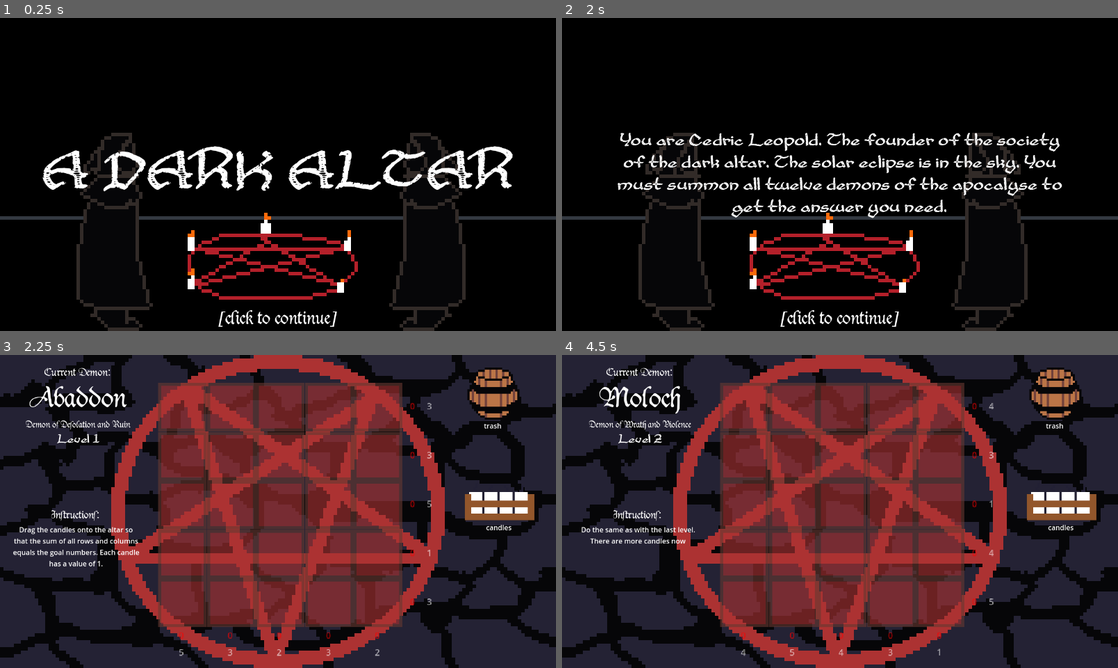
Above: before the commit, frames 1-4 (two rows, left to right).
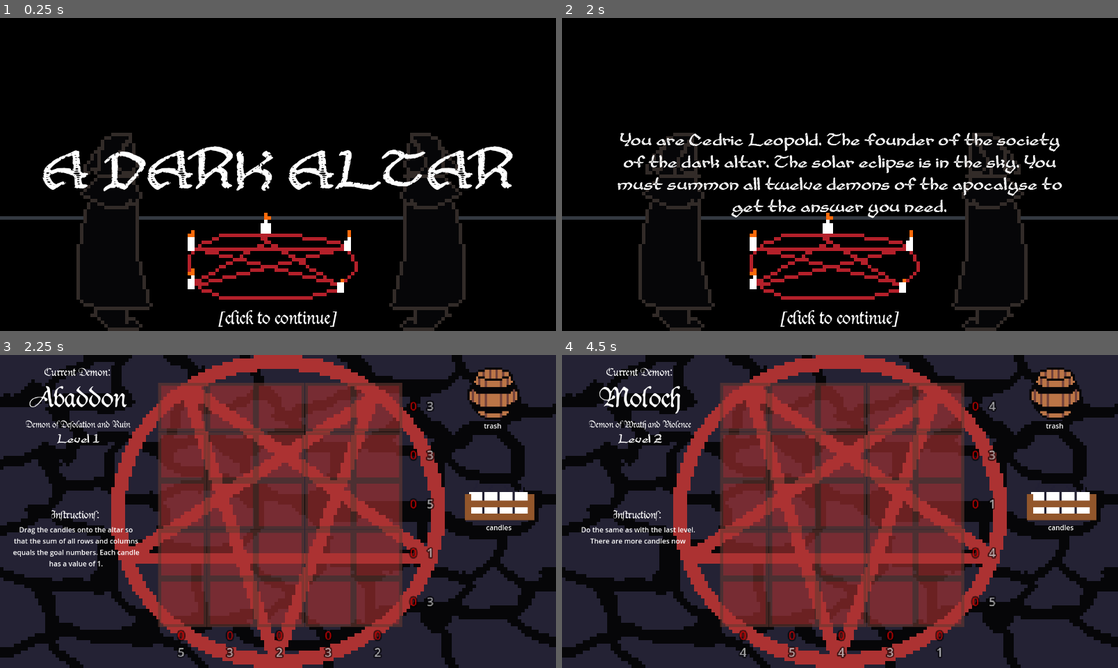
Above: after the commit, the same moments.

Repository: adrientremblay/ld55
Game: Godot game, scene res://scenes/title_screen.tscn
The game is run twice, just before and just after one commit, with the same random seed, the same clock (stepped at 60 frames per second) and the same inputs.
Inputs (mouse positions are in pixels of both pictures, inside the frame that each line leads up to):
- Up to frame 1 (0.25 s): no input
- Up to frame 2 (2 s): tap Enter at 0.5, 1.25 s; move the mouse to (962, 158) at 0.52 s; press the mouse at (962, 158) at 0.53 s; move the mouse to (728, 190) at 1.27 s; release the mouse at (728, 190) at 1.28 s; click (728, 190) at 1.35 s
- Up to frame 3 (2.25 s): tap Enter at 2 s; move the mouse to (333, 442) at 2.02 s; press the mouse at (333, 442) at 2.03 s
- Up to frame 4 (4.5 s): tap Space (skip_level) at 2.75 s; move the mouse to (1062, 502) at 2.77 s; release the mouse at (1062, 502) at 2.78 s; click (1062, 502) at 2.85 s; tap Enter at 3.5, 4.25 s; move the mouse to (1006, 558) at 3.52 s; press the mouse at (1006, 558) at 3.53 s; move the mouse to (673, 464) at 4.27 s; release the mouse at (673, 464) at 4.28 s; click (673, 464) at 4.35 s

Frames 1-2 are identical in both runs. In frame 3, 0.7% of the frame differs, in the area x 31-79%, y 14-97%; in frame 4, 0.7%.

Commit message:
Made row and col nums bigger + more visible

Diff:
--- a/scenes/altar.tscn
+++ b/scenes/altar.tscn
@@ -1,7 +1,12 @@
-[gd_scene load_steps=3 format=3 uid="uid://cy3mptasstq5l"]
+[gd_scene load_steps=4 format=3 uid="uid://cy3mptasstq5l"]
 
 [ext_resource type="PackedScene" uid="uid://ci3or73yh7txj" path="res://scenes/platform.tscn" id="1_i1ljc"]
 [ext_resource type="Script" path="res://scripts/altar.gd" id="1_ioxvw"]
+
+[sub_resource type="LabelSettings" id="LabelSettings_aelev"]
+font_size = 22
+outline_size = 10
+outline_color = Color(0, 0, 0, 1)
 
 [node name="Altar" type="Node2D"]
 scale = Vector2(1.5, 1.5)
@@ -92,6 +97,7 @@
 layout_mode = 2
 size_flags_horizontal = 3
 text = "#"
+label_settings = SubResource("LabelSettings_aelev")
 horizontal_alignment = 1
 vertical_alignment = 1
 
@@ -99,6 +105,7 @@
 layout_mode = 2
 size_flags_horizontal = 3
 text = "#"
+label_settings = SubResource("LabelSettings_aelev")
 horizontal_alignment = 1
 vertical_alignment = 1
 
@@ -106,6 +113,7 @@
 layout_mode = 2
 size_flags_horizontal = 3
 text = "#"
+label_settings = SubResource("LabelSettings_aelev")
 horizontal_alignment = 1
 vertical_alignment = 1
 
@@ -113,6 +121,7 @@
 layout_mode = 2
 size_flags_horizontal = 3
 text = "#"
+label_settings = SubResource("LabelSettings_aelev")
 horizontal_alignment = 1
 vertical_alignment = 1
 
@@ -120,6 +129,7 @@
 layout_mode = 2
 size_flags_horizontal = 3
 text = "#"
+label_settings = SubResource("LabelSettings_aelev")
 horizontal_alignment = 1
 vertical_alignment = 1
 
@@ -133,6 +143,7 @@
 layout_mode = 2
 size_flags_horizontal = 3
 text = "#"
+label_settings = SubResource("LabelSettings_aelev")
 horizontal_alignment = 1
 vertical_alignment = 1
 
@@ -140,6 +151,7 @@
 layout_mode = 2
 size_flags_horizontal = 3
 text = "#"
+label_settings = SubResource("LabelSettings_aelev")
 horizontal_alignment = 1
 vertical_alignment = 1
 
@@ -147,6 +159,7 @@
 layout_mode = 2
 size_flags_horizontal = 3
 text = "#"
+label_settings = SubResource("LabelSettings_aelev")
 horizontal_alignment = 1
 vertical_alignment = 1
 
@@ -154,6 +167,7 @@
 layout_mode = 2
 size_flags_horizontal = 3
 text = "#"
+label_settings = SubResource("LabelSettings_aelev")
 horizontal_alignment = 1
 vertical_alignment = 1
 
@@ -161,6 +175,7 @@
 layout_mode = 2
 size_flags_horizontal = 3
 text = "#"
+label_settings = SubResource("LabelSettings_aelev")
 horizontal_alignment = 1
 vertical_alignment = 1
 
@@ -173,30 +188,35 @@
 layout_mode = 2
 size_flags_vertical = 7
 text = "#"
+label_settings = SubResource("LabelSettings_aelev")
 vertical_alignment = 1
 
 [node name="x2" type="Label" parent="rows"]
 layout_mode = 2
 size_flags_vertical = 7
 text = "#"
+label_settings = SubResource("LabelSettings_aelev")
 vertical_alignment = 1
 
 [node name="x3" type="Label" parent="rows"]
 layout_mode = 2
 size_flags_vertical = 7
 text = "#"
+label_settings = SubResource("LabelSettings_aelev")
 vertical_alignment = 1
 
 [node name="x4" type="Label" parent="rows"]
 layout_mode = 2
 size_flags_vertical = 7
 text = "#"
+label_settings = SubResource("LabelSettings_aelev")
 vertical_alignment = 1
 
 [node name="x5" type="Label" parent="rows"]
 layout_mode = 2
 size_flags_vertical = 7
 text = "#"
+label_settings = SubResource("LabelSettings_aelev")
 vertical_alignment = 1
 
 [node name="AnswerRows" type="VBoxContainer" parent="."]
@@ -208,28 +228,33 @@
 layout_mode = 2
 size_flags_vertical = 7
 text = "#"
+label_settings = SubResource("LabelSettings_aelev")
 vertical_alignment = 1
 
 [node name="x2" type="Label" parent="AnswerRows"]
 layout_mode = 2
 size_flags_vertical = 7
 text = "#"
+label_settings = SubResource("LabelSettings_aelev")
 vertical_alignment = 1
 
 [node name="x3" type="Label" parent="AnswerRows"]
 layout_mode = 2
 size_flags_vertical = 7
 text = "#"
+label_settings = SubResource("LabelSettings_aelev")
 vertical_alignment = 1
 
 [node name="x4" type="Label" parent="AnswerRows"]
 layout_mode = 2
 size_flags_vertical = 7
 text = "#"
+label_settings = SubResource("LabelSettings_aelev")
 vertical_alignment = 1
 
 [node name="x5" type="Label" parent="AnswerRows"]
 layout_mode = 2
 size_flags_vertical = 7
 text = "#"
-vertical_alignment = 1
+label_settings = SubResource("LabelSettings_aelev")
+vertical_alignment = 1
